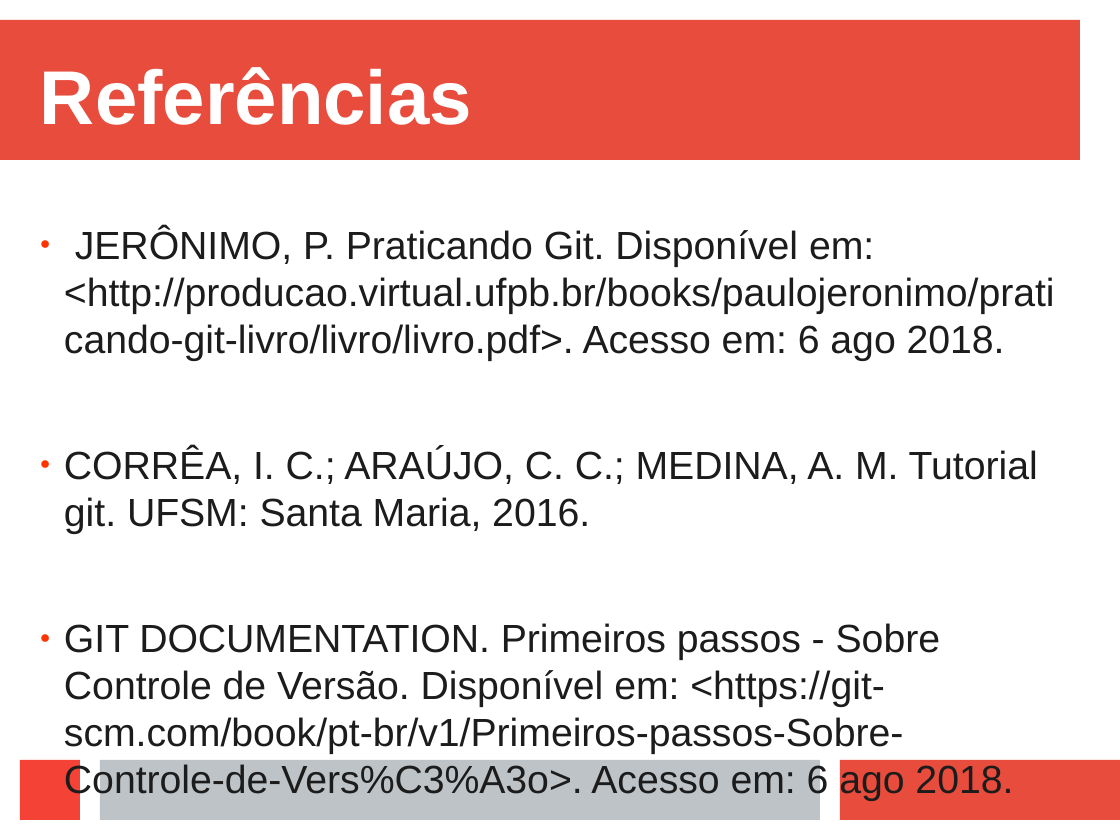
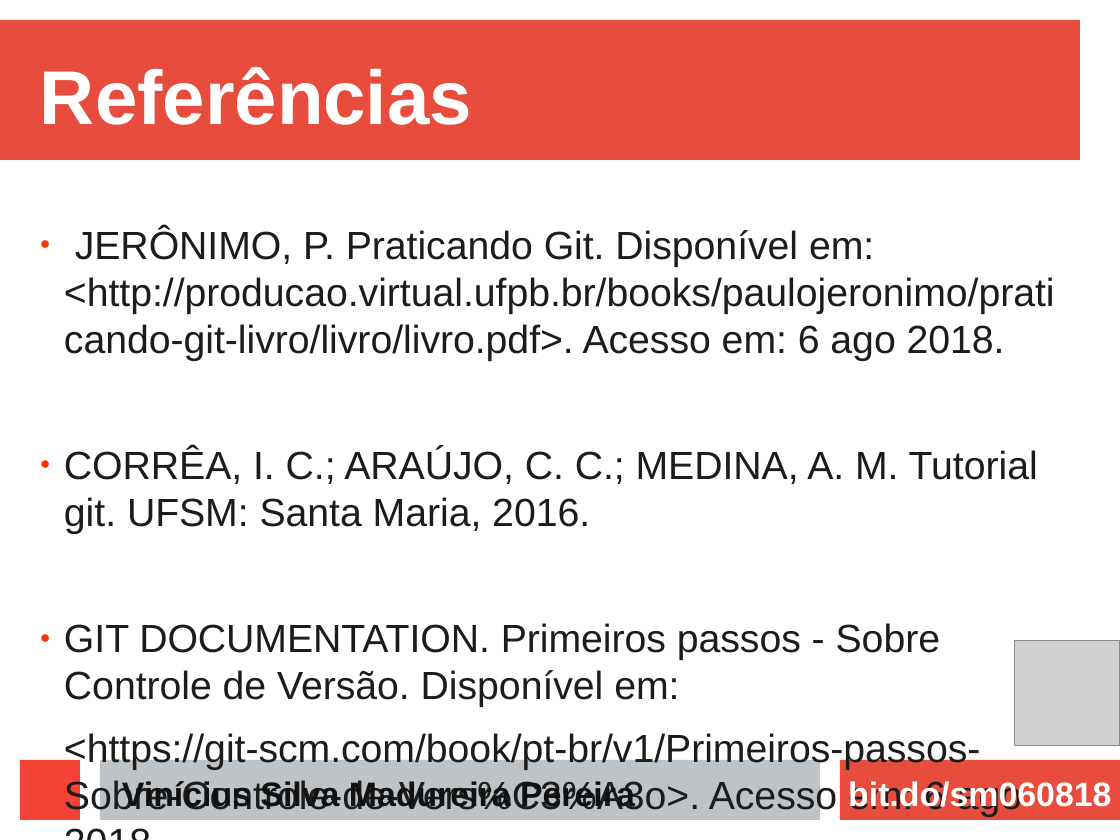
Before and after one commit to ViniciusMadureira/etec, a slide deck: slide 8 of apresentacao.odp. Drawn at 1120x840 pixels with LibreOffice and Linux fonts; fonts in the diff are those of the drawing; grey boxes stand for pictures. Boxes give left, top, right and bottom in pixels: in the first picture for what was removed or moved away, otherwise in the second. Text is boxed around its words. In the diff, an @@ line names an element or a change of style, - is before the commit and + after.

```diff
--- a/apresentacao.odp
+++ b/apresentacao.odp
@@ text at [64,623,1022,817]: text changed @@
-● GIT DOCUMENTATION. Primeiros passos - Sobre Controle de Versão. Disponível em: <https://git-scm.com/book/pt-br/v1/Primeiros-passos-Sobre-Controle-de-Vers%C3%A3o>. Acesso em: 6 ago 2018.
+● GIT DOCUMENTATION. Primeiros passos - Sobre Controle de Versão. Disponível em:
+<https://git-scm.com/book/pt-br/v1/Primeiros-passos-Sobre-Controle-de-Vers%C3%A3o>. Acesso em: 6 ago 2018.
@@ picture added at [1014,640,1120,746] @@
@@ text added at [122,779,635,813], 24 pt, text #111111, bold @@
+Vinícius Silva Madureira Pereira
@@ text added at [848,781,1111,813], 24 pt, text #FFFFFF, bold @@
+bit.do/sm060818
```
Also in this commit, not shown: 7 other slides changed, 2 slides added, 2 slides removed, 1 other file.
